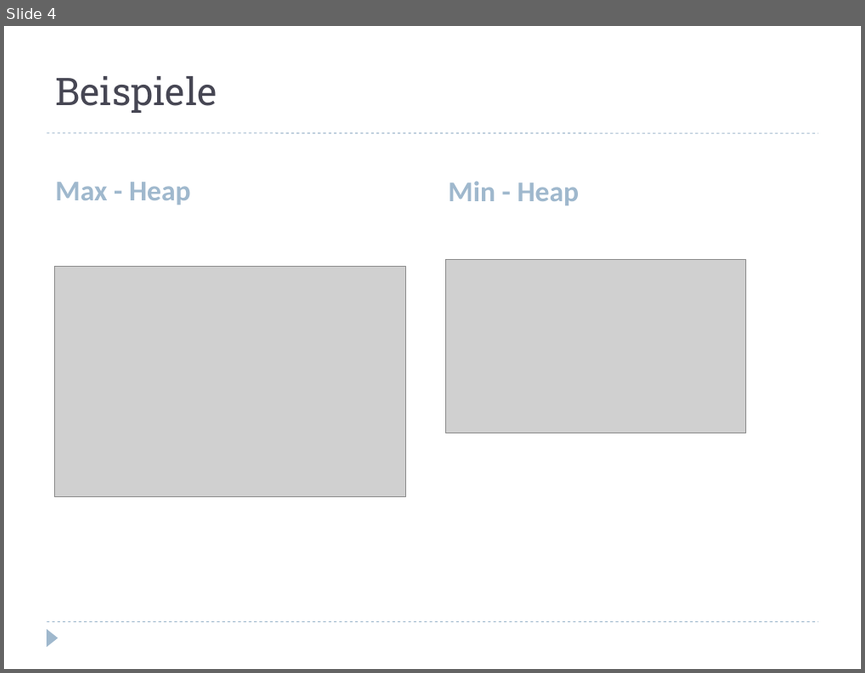
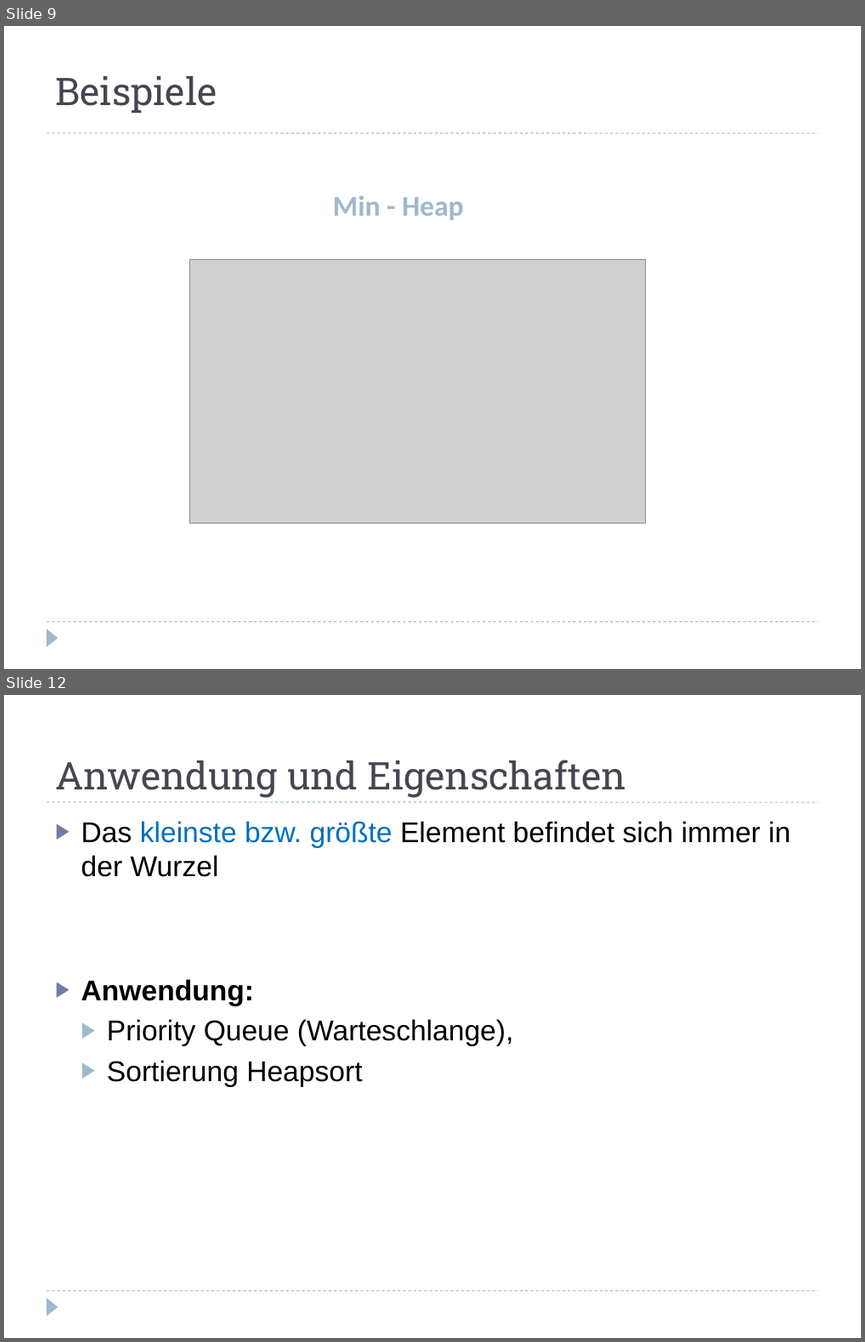
Before and after one commit to hienng/Heapsort, a slide deck: Sortieren mit Halde.odp. Shown one above the other, each under a label of ours: slide 4 before the commit, slides 9 and 12 after it; the slides between them are not shown. The pictures are 865x673 and 865x1342 pixels, drawn with LibreOffice and Linux fonts; fonts in the diff are those of the drawing; grey boxes stand for pictures. Boxes give left, top, right and bottom in pixels: in the first picture for what was removed or moved away, otherwise in the second. Text is boxed around its words. In the diff, an @@ line names an element or a change of style, - is before the commit and + after.

```diff
--- a/Sortieren mit Halde.odp
+++ b/Sortieren mit Halde.odp
@@ slide 12 added at (x1=4, y1=695, x2=861, y2=1338), background #FFFFFF; not listed: 3 template elements that a slide beside it also shows @@
@@ title added at (x1=55, y1=760, x2=625, y2=798), 32 pt, text #464653 @@
+Anwendung und Eigenschaften
@@ text added at (x1=81, y1=821, x2=790, y2=1087), 24 pt, text #000000 @@
+▶ Das kleinste bzw. größte Element befindet sich immer in der Wurzel
+▶ Anwendung:
+  ▶ Priority Queue (Warteschlange),
+  ▶ Sortierung Heapsort
@@ what was slide 4 is now slide 9 @@
@@ slide 9 changed as well @@
@@ text "Min - Heap" moved from (x1=448, y1=181, x2=579, y2=205) to (x1=333, y1=195, x2=464, y2=220) @@
@@ text removed at (x1=55, y1=182, x2=191, y2=204) @@
-Max - Heap
@@ picture resized from (x1=54, y1=267, x2=405, y2=496) to (x1=189, y1=260, x2=645, y2=523) @@
@@ picture removed at (x1=446, y1=260, x2=746, y2=433) @@
```
Also in this commit, not shown: 13 other slides changed, 11 other slides added, 2 other files.
